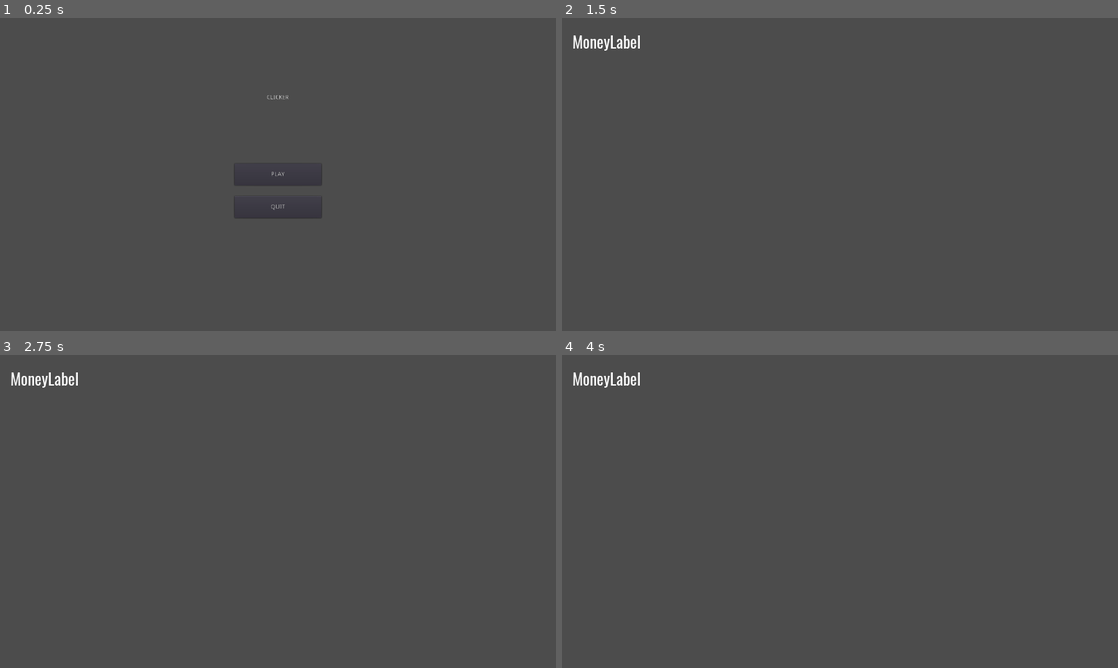
Above: before the commit, frames 1-4 (two rows, left to right).
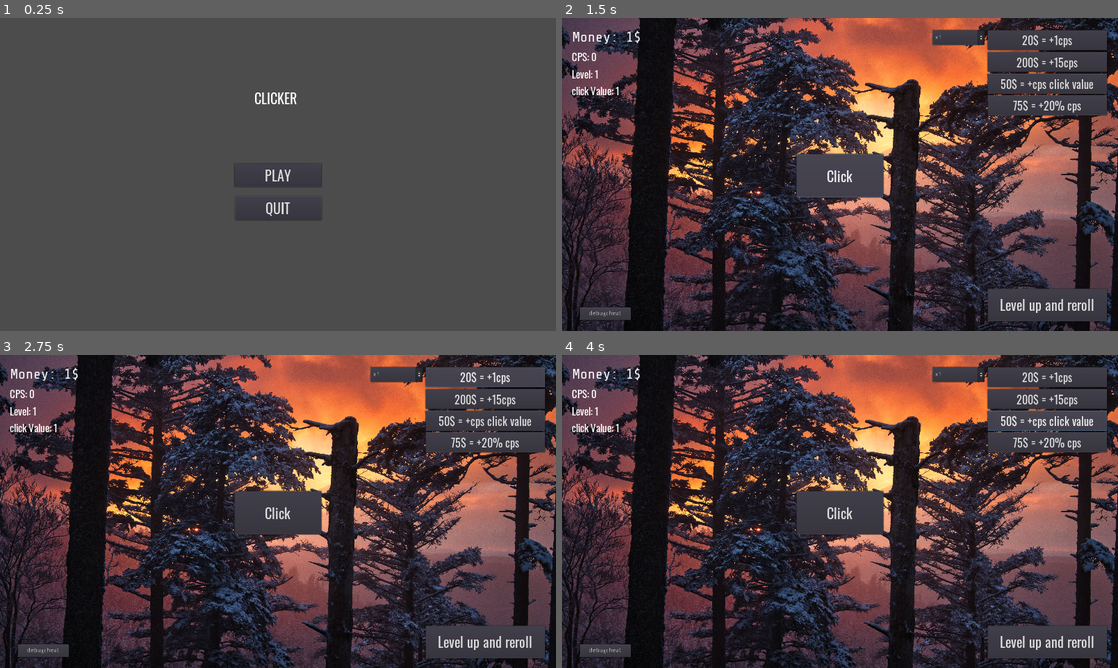
Above: after the commit, the same moments.

Repository: Seliaste/BadClickerProject
Game: Godot game, scene res://mainMenu/mainMenu.tscn
The game is run twice, just before and just after one commit, with the same random seed, the same clock (stepped at 60 frames per second) and the same inputs.
Inputs (mouse positions are in pixels of both pictures, inside the frame that each line leads up to):
- Up to frame 1 (0.25 s): no input
- Up to frame 2 (1.5 s): click "PLAY" at 0.5 s; click (840, 174) at 1.25 s, where only the run after the commit has a clickable "Click"
- Up to frame 3 (2.75 s): click (483, 376) at 2 s, where only the run after the commit has a clickable "20$ = +1cps"
- Up to frame 4 (4 s): click (1045, 398) at 2.75 s, where only the run after the commit has a clickable "200$ = +15cps"; click (1045, 420) at 3.5 s, where only the run after the commit has a clickable "50$ = +cps click value"

The runs differ from the first frame. In frame 1, 0.4% of the frame differs, in the area x 45-58%, y 23-65%; in frame 2, 83%; in frame 3, 83%; in frame 4, 83%, in the area x 0-100%, y 0-100%.
Error before the commit: Parse Error: Indented block expected after declaration of "_process" function. (res://player/Player.gd:18)

Commit message:
Added some basic ui things

Diff:
--- /dev/null
+++ b/font/labelFont.tres
@@ -0,0 +1,7 @@
+[gd_resource type="DynamicFont" load_steps=2 format=2]
+
+[ext_resource path="res://font/Oswald-VariableFont_wght.ttf" type="DynamicFontData" id=1]
+
+[resource]
+size = 32
+font_data = ExtResource( 1 )
--- a/gameScene.tscn
+++ b/gameScene.tscn
@@ -1,13 +1,128 @@
-[gd_scene load_steps=4 format=2]
+[gd_scene load_steps=11 format=2]
 
-[ext_resource path="res://font/Oswald-VariableFont_wght.ttf" type="DynamicFontData" id=1]
+[ext_resource path="res://font/labelFont.tres" type="DynamicFont" id=1]
 [ext_resource path="res://player/Player.gd" type="Script" id=2]
+[ext_resource path="res://music/wormhole.ogg" type="AudioStream" id=3]
+[ext_resource path="res://font/Oswald-VariableFont_wght.ttf" type="DynamicFontData" id=4]
+[ext_resource path="res://image/IMG_0326.jpg" type="Texture" id=5]
+[ext_resource path="res://font/ShareTechMono-Regular.ttf" type="DynamicFontData" id=6]
 
 [sub_resource type="DynamicFont" id=1]
-size = 38
-font_data = ExtResource( 1 )
+size = 27
+font_data = ExtResource( 4 )
+
+[sub_resource type="DynamicFont" id=2]
+size = 27
+font_data = ExtResource( 4 )
+
+[sub_resource type="DynamicFont" id=4]
+size = 32
+font_data = ExtResource( 6 )
+
+[sub_resource type="DynamicFont" id=3]
+size = 24
+font_data = ExtResource( 4 )
 
 [node name="Node2D" type="Node2D"]
+
+[node name="IMG_0326" type="Sprite" parent="."]
+position = Vector2( 1.16296, 1.15546 )
+scale = Vector2( 0.25, 0.25 )
+texture = ExtResource( 5 )
+
+[node name="mainPanel" type="Control" parent="."]
+margin_left = -640.0
+margin_top = -356.636
+margin_right = 640.0
+margin_bottom = 363.364
+__meta__ = {
+"_edit_use_anchors_": false
+}
+
+[node name="clickButton" type="Button" parent="mainPanel"]
+anchor_left = 0.5
+anchor_top = 0.5
+anchor_right = 0.5
+anchor_bottom = 0.5
+margin_left = -100.0
+margin_top = -50.0
+margin_right = 100.0
+margin_bottom = 50.0
+custom_fonts/font = ExtResource( 1 )
+text = "Click"
+__meta__ = {
+"_edit_use_anchors_": false
+}
+
+[node name="buyContainer" type="VBoxContainer" parent="mainPanel"]
+anchor_left = 1.0
+anchor_right = 1.0
+anchor_bottom = 1.0
+margin_left = -300.0
+margin_top = 25.0
+margin_right = -25.0
+margin_bottom = -25.0
+__meta__ = {
+"_edit_use_anchors_": false
+}
+
+[node name="BuyButton" type="Button" parent="mainPanel/buyContainer"]
+margin_right = 275.0
+margin_bottom = 47.0
+custom_fonts/font = SubResource( 1 )
+text = "20$ = +1cps"
+
+[node name="BuyButton2" type="Button" parent="mainPanel/buyContainer"]
+margin_top = 51.0
+margin_right = 275.0
+margin_bottom = 98.0
+custom_fonts/font = SubResource( 2 )
+text = "200$ = +15cps"
+
+[node name="BuyButton3" type="Button" parent="mainPanel/buyContainer"]
+margin_top = 102.0
+margin_right = 275.0
+margin_bottom = 149.0
+custom_fonts/font = SubResource( 2 )
+text = "50$ = +cps click value"
+
+[node name="BuyButton4" type="Button" parent="mainPanel/buyContainer"]
+margin_top = 153.0
+margin_right = 275.0
+margin_bottom = 200.0
+custom_fonts/font = SubResource( 2 )
+text = "75$ = +20% cps"
+
+[node name="OptionButton" type="OptionButton" parent="mainPanel"]
+anchor_left = 1.0
+anchor_right = 1.0
+margin_left = -427.498
+margin_top = 25.0
+margin_right = -307.498
+margin_bottom = 59.0
+text = "x1"
+items = [ "x1", null, false, 1, null, "x5", null, false, 5, null, "x25", null, false, 25, null, "x100", null, false, 100, null ]
+selected = 0
+__meta__ = {
+"_edit_use_anchors_": false
+}
+
+[node name="LevelUpButton" type="Button" parent="mainPanel"]
+anchor_left = 1.0
+anchor_top = 1.0
+anchor_right = 1.0
+anchor_bottom = 1.0
+margin_left = -300.0
+margin_top = -100.0
+margin_right = -25.0
+margin_bottom = -25.0
+custom_fonts/font = ExtResource( 1 )
+text = "Level up and reroll"
+
+[node name="AudioStreamPlayer" type="AudioStreamPlayer" parent="mainPanel"]
+stream = ExtResource( 3 )
+volume_db = -80.0
+autoplay = true
 
 [node name="Player" type="Node" parent="."]
 script = ExtResource( 2 )
@@ -20,17 +135,36 @@
 margin_top = -335.231
 margin_right = -454.216
 margin_bottom = -278.231
-custom_fonts/font = SubResource( 1 )
+custom_fonts/font = SubResource( 4 )
 text = "MoneyLabel"
 __meta__ = {
 "_edit_use_anchors_": false
 }
 
-[node name="mainPanel" type="Control" parent="."]
-margin_left = -640.0
-margin_top = -356.636
-margin_right = 640.0
-margin_bottom = 363.364
+[node name="InfoLabel" type="Label" parent="Player/Camera2D"]
+margin_left = -617.476
+margin_top = -288.614
+margin_right = -455.476
+margin_bottom = -231.614
+custom_fonts/font = SubResource( 3 )
+text = "CPSlabel"
 __meta__ = {
 "_edit_use_anchors_": false
 }
+
+[node name="debugButton" type="Button" parent="."]
+margin_left = -598.718
+margin_top = 306.086
+margin_right = -481.718
+margin_bottom = 335.086
+text = "debugcheat"
+__meta__ = {
+"_edit_use_anchors_": false
+}
+[connection signal="pressed" from="mainPanel/clickButton" to="Player" method="_on_Button_pressed"]
+[connection signal="pressed" from="mainPanel/buyContainer/BuyButton" to="Player" method="_on_BuyButton_pressed"]
+[connection signal="pressed" from="mainPanel/buyContainer/BuyButton2" to="Player" method="_on_BuyButton2_pressed"]
+[connection signal="pressed" from="mainPanel/buyContainer/BuyButton3" to="Player" method="_on_BuyButton3_pressed"]
+[connection signal="pressed" from="mainPanel/buyContainer/BuyButton4" to="Player" method="_on_BuyButton4_pressed"]
+[connection signal="pressed" from="mainPanel/LevelUpButton" to="Player" method="_on_LevelUpButton_pressed"]
+[connection signal="pressed" from="debugButton" to="Player" method="_on_DebugButton_pressed"]
--- a/mainMenu/mainMenu.tscn
+++ b/mainMenu/mainMenu.tscn
@@ -1,6 +1,8 @@
-[gd_scene load_steps=2 format=2]
+[gd_scene load_steps=4 format=2]
 
 [ext_resource path="res://mainMenu/mainMenuScript.gd" type="Script" id=1]
+[ext_resource path="res://font/labelFont.tres" type="DynamicFont" id=2]
+[ext_resource path="res://music/wormhole.ogg" type="AudioStream" id=3]
 
 [node name="Node2D" type="Node2D"]
 
@@ -17,10 +19,16 @@
 }
 
 [node name="Label" type="Label" parent="menuAnchor"]
-margin_left = 479.108
-margin_top = 116.152
-margin_right = 531.066
-margin_bottom = 130.152
+anchor_left = 0.502
+anchor_top = -0.099
+anchor_right = 0.502
+anchor_bottom = -0.099
+margin_left = -57.02
+margin_top = 159.4
+margin_right = 60.98
+margin_bottom = 216.4
+size_flags_horizontal = 3
+custom_fonts/font = ExtResource( 2 )
 text = "CLICKER"
 __meta__ = {
 "_edit_use_anchors_": false
@@ -35,6 +43,7 @@
 margin_top = -25.0
 margin_right = 100.0
 margin_bottom = 25.0
+custom_fonts/font = ExtResource( 2 )
 text = "PLAY"
 script = ExtResource( 1 )
 __meta__ = {
@@ -46,14 +55,21 @@
 anchor_top = 0.5
 anchor_right = 0.5
 anchor_bottom = 0.5
-margin_left = -100.0
+margin_left = -98.8108
 margin_top = 50.0
-margin_right = 100.0
-margin_bottom = 100.0
+margin_right = 101.189
+margin_bottom = 105.0
+custom_fonts/font = ExtResource( 2 )
 text = "QUIT"
 script = ExtResource( 1 )
 __meta__ = {
 "_edit_use_anchors_": false
 }
+
+[node name="AudioStreamPlayer2D" type="AudioStreamPlayer2D" parent="."]
+position = Vector2( -100, -25 )
+stream = ExtResource( 3 )
+volume_db = -80.0
+autoplay = true
 [connection signal="button_down" from="menuAnchor/Button" to="menuAnchor/Button" method="_on_Button_button_down"]
 [connection signal="button_down" from="menuAnchor/Button2" to="menuAnchor/Button2" method="_on_Button2_button_down"]
--- a/player/Player.gd
+++ b/player/Player.gd
@@ -2,18 +2,54 @@
 
 
 # Declare member variables here. Examples:
-var money = 0
-# var b = "text"
+var money : float = 0
+var clickValue = 1
+var rawcps = 0
+var cpsMultiplier = 1
+var cpsLabel = 0
+var level = 1
+var moneyLabel = "-"
+const MAX_DIGITS: int = 10
 
 
-# Called when the node enters the scene tree for the first time.
-func _ready():
-	pass # Replace with function body.
-
+func Upgrade(cost,type,amount):
+	var multiplier = get_node("../mainPanel/OptionButton").get_selected_id()
+	if cost*multiplier<=money:
+		money -= cost*multiplier
+		match type:
+			"rawcps":
+				rawcps+=amount*multiplier
+				return true
+			"cpsMultiplier":
+				cpsMultiplier+=amount*multiplier
+				return true
+			"clickValue":
+				clickValue+=amount*multiplier
+				return true
+			_: return false
+	else: return false
 
 # Called every frame. 'delta' is the elapsed time since the previous frame.
-func _process(_delta):
-	#get_node("Camera2D/MoneyLabel").text = "Money: " + money
+func _process(delta):
+	money += delta*rawcps*cpsMultiplier
+	if money < 100000:
+		moneyLabel = str(round(money))
+	else:
+		var _exp = str(money).split(".")[0].length() - 1
+		var _dec = "%4.3f" % (money/pow(10,_exp))
+		moneyLabel = "%sE%s" % [str(_dec), str(_exp)]
+
+	get_node("Camera2D/MoneyLabel").set_text("Money: " + moneyLabel +"$")
+
+	var _cps=rawcps*cpsMultiplier
+	if _cps < 100000:
+		cpsLabel = str(round(_cps))
+	else:
+		var _exp = str(_cps).split(".")[0].length() - 1
+		var _dec = "%10.3f" % _cps / pow(10,_exp)
+		cpsLabel = "%sE%s" % [ _dec, str(_exp)]
+
+	get_node("Camera2D/InfoLabel").set_text("CPS: " + cpsLabel+ "\nLevel: " + str(level) + "\nclick Value: " + str(clickValue))
 
 func _unhandled_input(event):
 	if event is InputEventKey:
@@ -21,3 +57,31 @@
 			var success = get_tree().change_scene("res://mainMenu/mainMenu.tscn")
 			if success != OK:
 				print("Failed to change scene")
+	else: pass
+
+
+func _on_Button_pressed():
+	money += clickValue
+
+
+func _on_BuyButton_pressed():
+	Upgrade(20,"rawcps",1)
+
+func _on_BuyButton2_pressed():
+	Upgrade(200,"rawcps",15)
+
+
+func _on_BuyButton3_pressed():
+	Upgrade(50,"clickValue",rawcps)
+
+
+func _on_BuyButton4_pressed():
+	Upgrade(75,"cpsMultiplier",0.2)
+
+
+func _on_LevelUpButton_pressed():
+	pass # Replace with function body.
+
+
+func _on_DebugButton_pressed():
+	money += 10000000
Binary file added: font/ShareTechMono-Regular.ttf
Binary file added: image/IMG_0326.jpg
Not shown, added: image/IMG_0326.jpg.import
Not shown, added: music/wormhole.ogg.import
Not shown, added: music/wormhole.ogg
